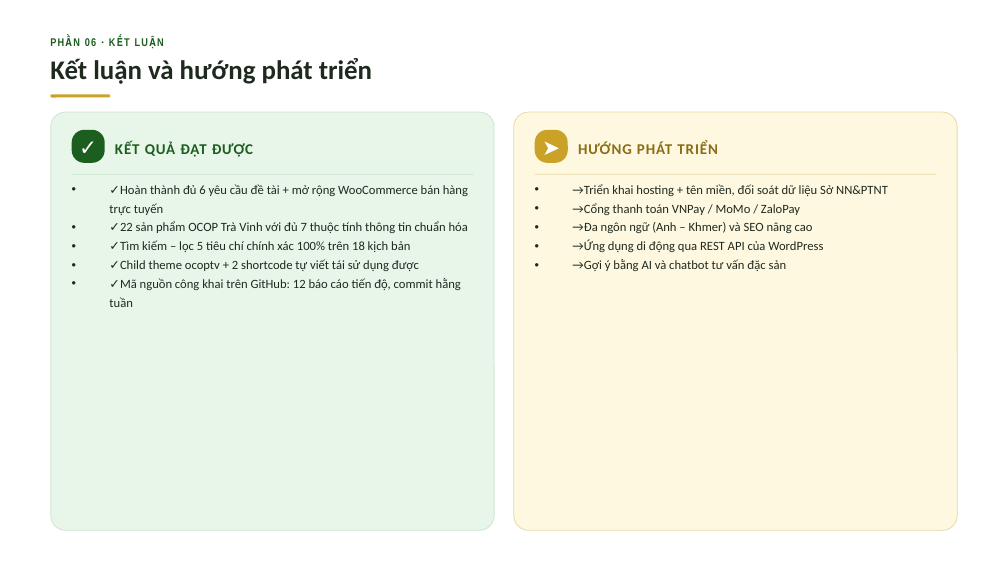
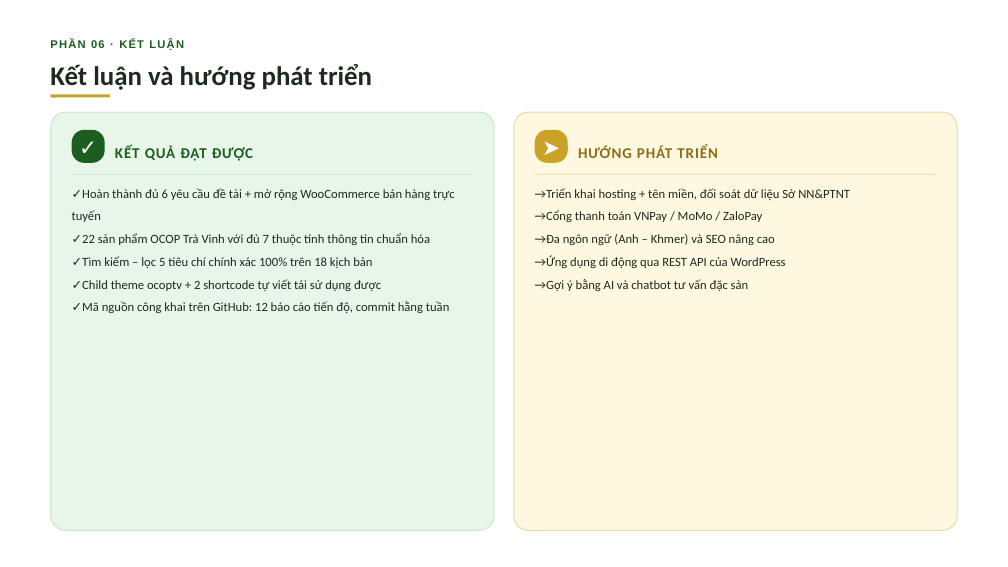
Before and after one commit to nguyencongtoai-gh/COSONGANH-DX23TT8016-NGUYENCONGTOAI-OCOP, a slide deck: slide 12 of thesis/abs/Slide_BaoCao_DoAnCoSoNganh_Website_OCOP_TraVinh.pptx. Drawn at 1008x567 pixels with LibreOffice and Linux fonts; fonts in the diff are those of the drawing. Boxes give left, top, right and bottom in pixels: in the first picture for what was removed or moved away, otherwise in the second. Text is boxed around its words. In the diff, an @@ line names an element or a change of style, - is before the commit and + after.

```diff
--- a/thesis/abs/Slide_BaoCao_DoAnCoSoNganh_Website_OCOP_TraVinh.pptx
+++ b/thesis/abs/Slide_BaoCao_DoAnCoSoNganh_Website_OCOP_TraVinh.pptx
@@ text "PHẦN 06 · KẾT LUẬN" at (50,40,184,50): font Arial Narrow to Arial; line spacing 8.9pt to 1.11 @@
@@ text "Kết luận và hướng phát ..." at (50,64,372,90): line spacing 22pt to 1.15 @@
@@ rounded rectangle at (50,112,494,530): outline #CDE5CF 0.56 pt to #CDE5CF 0.75 pt @@
@@ rounded rectangle at (514,112,958,530): outline #E7D9A8 0.56 pt to #E7D9A8 0.75 pt @@
@@ text "KẾT QUẢ ĐẠT ĐƯỢC" at (115,146,253,161): line spacing 16pt to 1.5 @@
@@ text "HƯỚNG PHÁT TRIỂN" at (578,146,718,158): line spacing 16pt to 1.5 @@
@@ text "✓Hoàn thành đủ 6 yêu ..." at (72,188,455,313): bullet • to none; line spacing 13.5pt to 1.5 @@
@@ text "→Triển khai hosting + tên ..." at (535,188,850,291): bullet • to none; line spacing 13.5pt to 1.5 @@
```
Also in this commit, not shown: 12 other slides changed.
